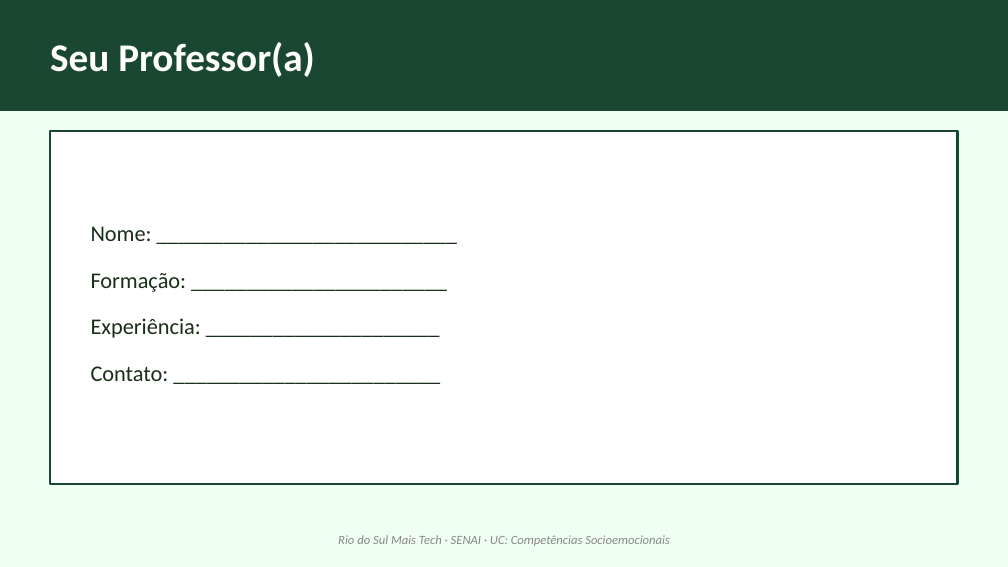
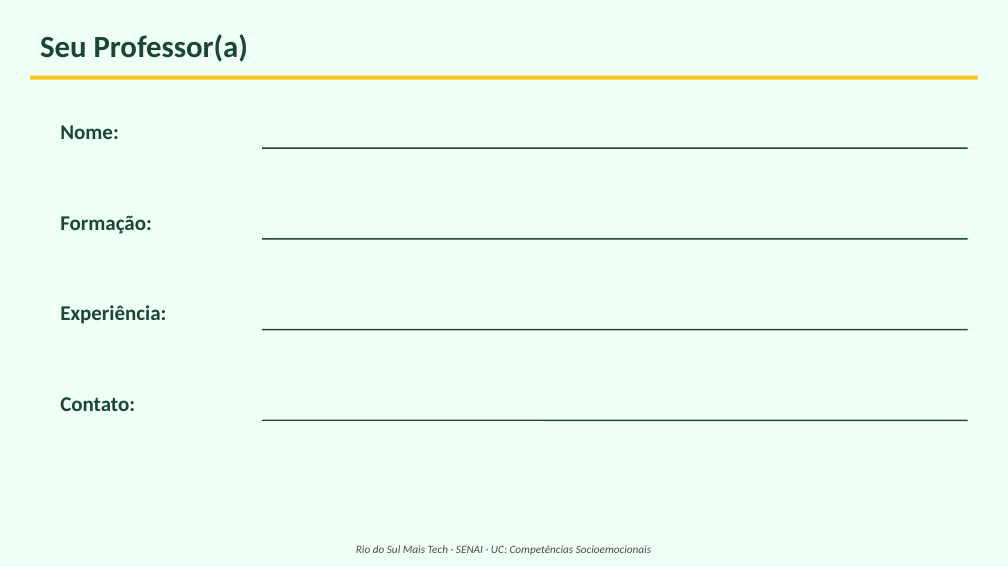
Before and after one commit to Gelvazio/professor-senai, a slide deck: slide 4 of sistema/FICHA-PRODUTO-MAIS-TECH/CompetenciasSocioemocionaisEmpreendedorismo/Slides_Competencias_Socioemocionais_Empreendedorismo.pptx. Drawn at 1008x567 pixels with LibreOffice and Linux fonts; fonts in the diff are those of the drawing. Boxes give left, top, right and bottom in pixels: in the first picture for what was removed or moved away, otherwise in the second. Text is boxed around its words. In the diff, an @@ line names an element or a change of style, - is before the commit and + after.

```diff
--- a/sistema/FICHA-PRODUTO-MAIS-TECH/CompetenciasSocioemocionaisEmpreendedorismo/Slides_Competencias_Socioemocionais_Empreendedorismo.pptx
+++ b/sistema/FICHA-PRODUTO-MAIS-TECH/CompetenciasSocioemocionaisEmpreendedorismo/Slides_Competencias_Socioemocionais_Empreendedorismo.pptx
@@ text "Seu Professor(a)": place and size @@
-text "Seu Professor(a)" at <box>50,42,315,77</box>
+text "Seu Professor(a)" at <box>40,34,248,62</box>
@@ text "Seu Professor(a)" at <box>40,34,248,62</box>: size 28 to 22 pt, text colour #FFFFFF to #1A4731 @@
@@ rectangle: place and size @@
-rectangle at <box>0,0,1008,111</box>
+rectangle at <box>30,76,978,80</box>
@@ rectangle at <box>30,76,978,80</box>: fill #1A4731 to #F5C518 @@
@@ rectangle removed at <box>50,131,958,484</box> @@
@@ text added at <box>60,125,119,139</box>, 15 pt, text #1A4731, bold @@
+Nome:
@@ line added from (262, 148) to (968, 148), #1A4731 1 pt @@
@@ text added at <box>60,215,152,234</box>, 15 pt, text #1A4731, bold @@
+Formação:
@@ text removed at <box>91,226,201,381</box> @@
-Nome: ___________________________
-Formação: _______________________
-Experiência: _____________________
-Contato: ________________________
@@ line added from (262, 239) to (968, 239), #1A4731 1 pt @@
@@ text added at <box>60,305,166,324</box>, 15 pt, text #1A4731, bold @@
+Experiência:
@@ line added from (262, 330) to (968, 330), #1A4731 1 pt @@
@@ text added at <box>60,397,135,411</box>, 15 pt, text #1A4731, bold @@
+Contato:
@@ line added from (262, 420) to (968, 420), #1A4731 1 pt @@
@@ text "Rio do Sul Mais Tech ...": place and size @@
-text "Rio do Sul Mais Tech ..." at <box>338,535,670,546</box>
+text "Rio do Sul Mais Tech ..." at <box>356,545,651,555</box>
@@ text "Rio do Sul Mais Tech ..." at <box>356,545,651,555</box>: size 9 to 8 pt, text colour #888888 to #4A4A4A @@
```
Also in this commit, not shown: 13 other slides changed, 26 slides added, 16 slides removed.
